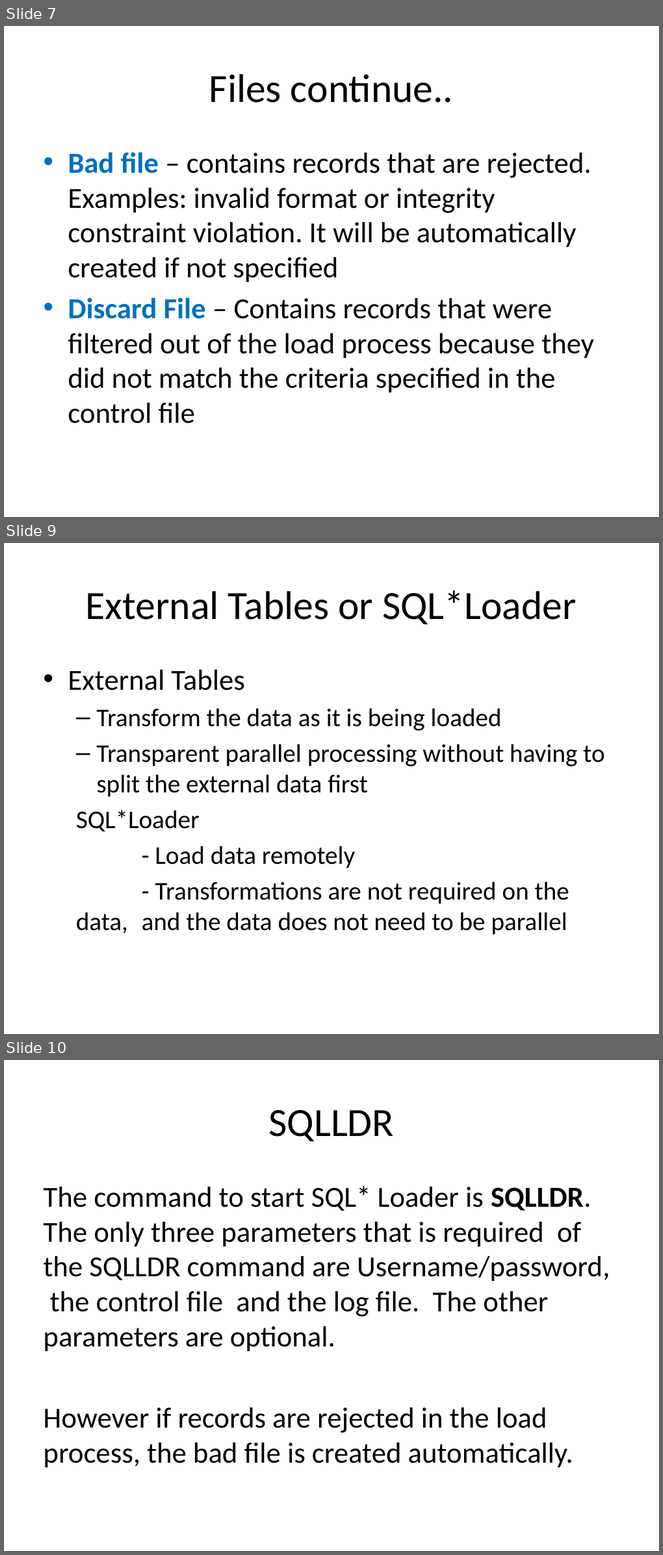
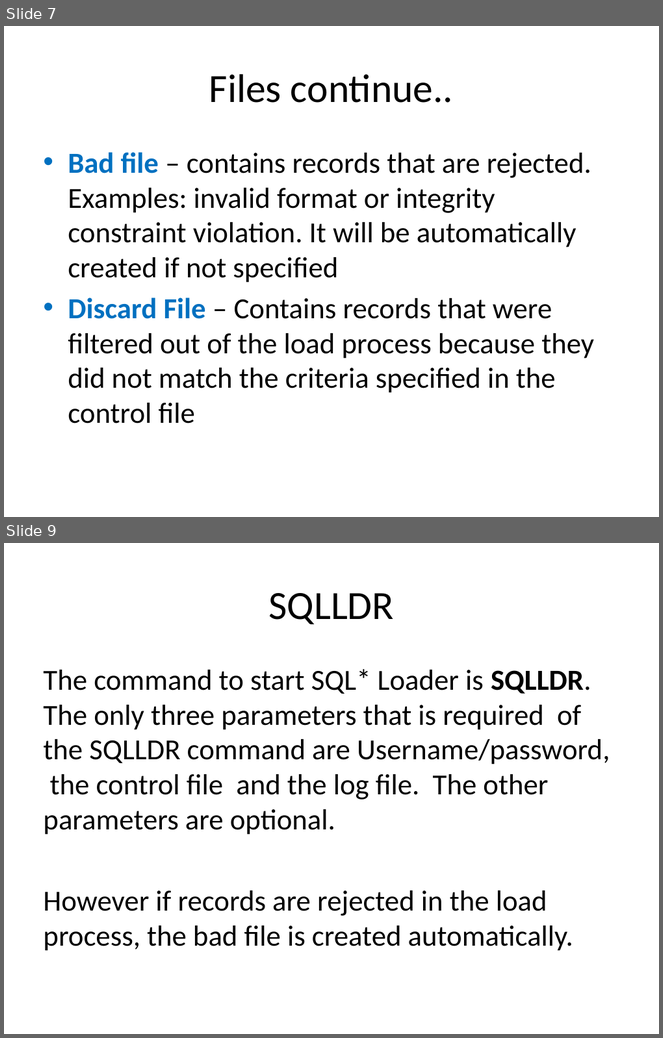
Before and after one commit to dottie333/dorothybox, a slide deck: SQLLDR/SQL_loader_simplified.pptx. Shown one above the other, each under a label of ours: slides 7, 9 and 10 before the commit, slides 7 and 9 after it; the slides between them are not shown. The pictures are 663x1555 and 663x1038 pixels, drawn with LibreOffice and Linux fonts; fonts in the diff are those of the drawing. Boxes give left, top, right and bottom in pixels: in the first picture for what was removed or moved away, otherwise in the second. Text is boxed around its words. In the diff, an @@ line names an element or a change of style, - is before the commit and + after.

Commit message:
SQL_Loader_Oracle10c

```diff
--- a/SQLLDR/SQL_loader_simplified.pptx
+++ b/SQLLDR/SQL_loader_simplified.pptx
@@ slide 9 removed at (x1=4, y1=543, x2=659, y2=1034), background #FFFFFF @@
@@ title removed at (x1=86, y1=590, x2=576, y2=624) @@
-External Tables or SQL*Loader
@@ text removed at (x1=68, y1=670, x2=605, y2=935) @@
-• External Tables
-  – Transform the data as it is being loaded
-  – Transparent parallel processing without having to split the external data first
-  SQL*Loader
-  - Load data remotely
-  - Transformations are not required on the data, and the data does not need to be parallel
@@ what was slide 10 is now slide 9 @@
```
Also in this commit, not shown: 3 slides changed.
